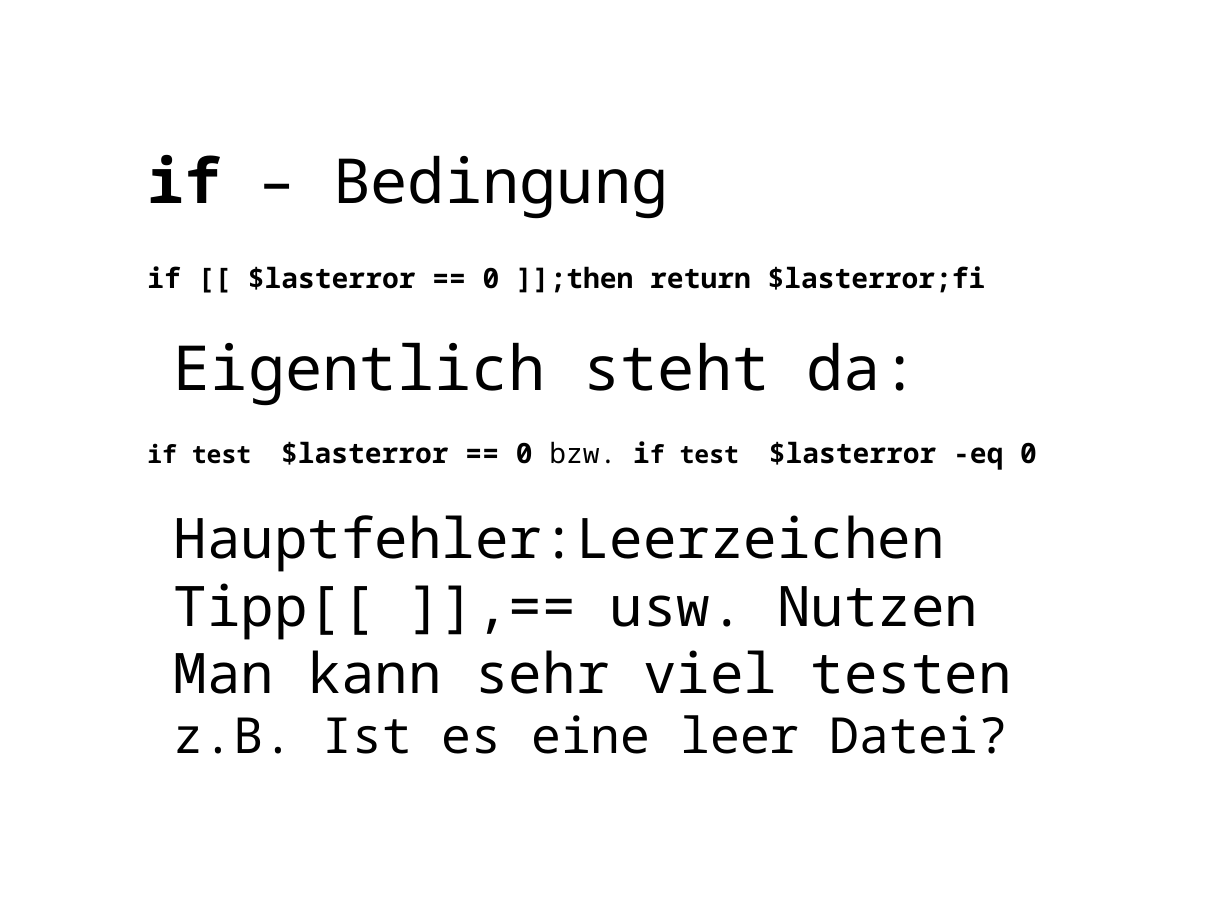
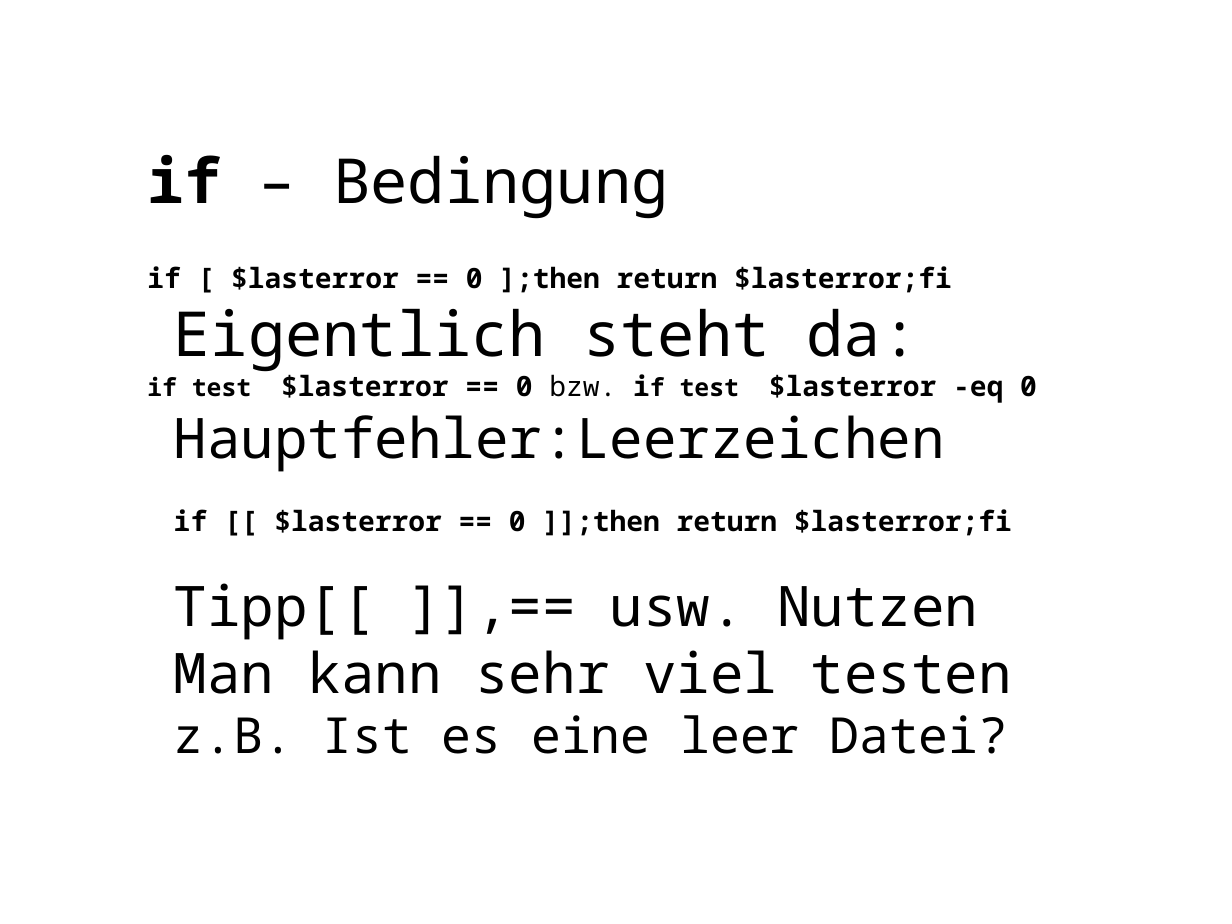
Before and after one commit to koospal/docker, a slide deck: slide 54 of bash/2019-bashing.odp. Drawn at 1232x924 pixels with LibreOffice and Linux fonts; fonts in the diff are those of the drawing; background and template pictures are left out. Boxes give left, top, right and bottom in pixels: in the first picture for what was removed or moved away, otherwise in the second. Text is boxed around its words. In the diff, an @@ line names an element or a change of style, - is before the commit and + after.

```diff
--- a/bash/2019-bashing.odp
+++ b/bash/2019-bashing.odp
@@ text at box(147, 266, 952, 293): text changed @@
-if [[ $lasterror == 0 ]];then return $lasterror;fi
+if [ $lasterror == 0 ];then return $lasterror;fi
@@ text at box(174, 509, 1012, 536): paragraph added @@
+● if [[ $lasterror == 0 ]];then return $lasterror;fi
```
Also in this commit, not shown: 6 other slides changed, 6 slides added.
